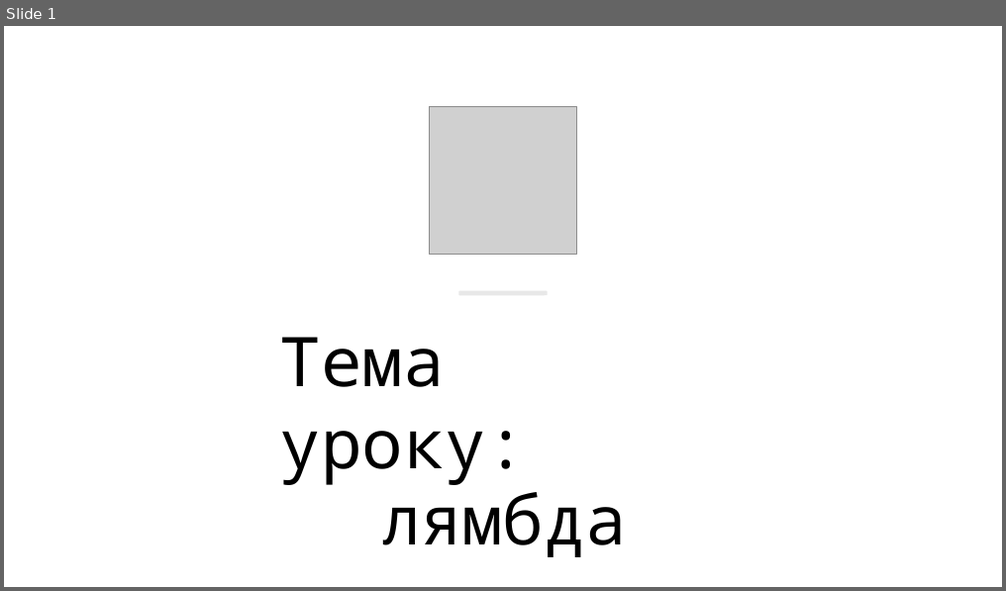
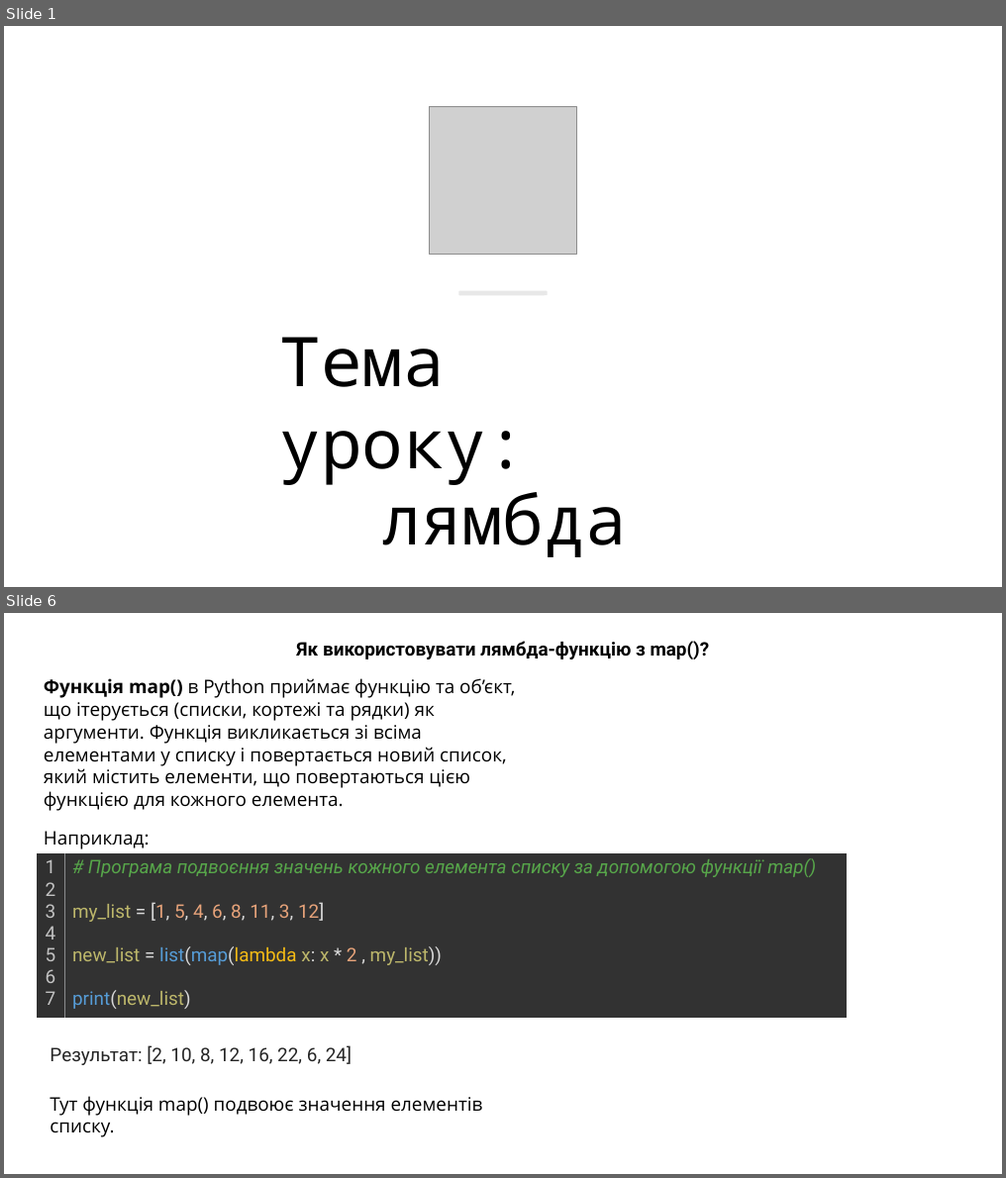
Before and after one commit to arg3ntuum/PythonCourse, a slide deck: Python Урок 7 Лямбда.pptx. Shown one above the other, each under a label of ours: slide 1 before the commit, slides 1 and 6 after it; the slides between them are not shown. The pictures are 1006x591 and 1006x1178 pixels, drawn with LibreOffice and Linux fonts; fonts in the diff are those of the drawing; grey boxes stand for pictures. Boxes give left, top, right and bottom in pixels: in the first picture for what was removed or moved away, otherwise in the second. Text is boxed around its words. In the diff, an @@ line names an element or a change of style, - is before the commit and + after.

```diff
--- a/Python Урок 7 Лямбда.pptx
+++ b/Python Урок 7 Лямбда.pptx
@@ slide 6 added at box(4, 613, 1002, 1174), background #FFFFFF @@
@@ text added at box(296, 641, 710, 660), 18 pt, text #000000, bold @@
+Як використовувати лямбда-функцію з map()?
@@ text added at box(44, 678, 515, 811), 18 pt, text #000000 @@
+Функція map() в Python приймає функцію та об’єкт, що ітерується (списки, кортежі та рядки) як аргументи. Функція викликається зі всіма елементами у списку і повертається новий список, який містить елементи, що повертаються цією функцією для кожного елемента.
@@ text added at box(44, 831, 150, 850), 18 pt, text #000000 @@
+Наприклад:
@@ table added at box(37, 854, 846, 1018), 1 rows, 2 columns @@
+1 / 2 / 3 / 4 / 5 / 6 / 7 | # Програма подвоєння значень кожного елемента списку за допомогою функції map() / my_list = [1, 5, 4, 6, 8, 11, 3, 12] / new_list = list(map(lambda x: x * 2 , my_list)) / print(new_list)
@@ text added at box(50, 1046, 351, 1065), 18 pt, text #252525 @@
+Результат: [2, 10, 8, 12, 16, 22, 6, 24]
@@ text added at box(50, 1096, 483, 1138), 18 pt, text #000000 @@
+Тут функція map() подвоює значення елементів списку.
```
Also in this commit, not shown: 4 other slides added, 6 other files.
